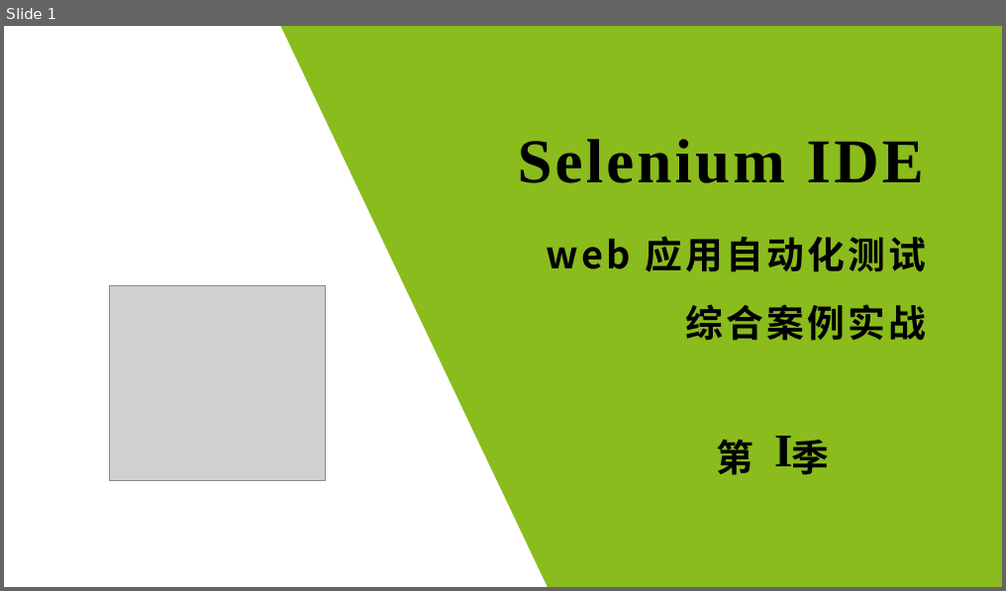
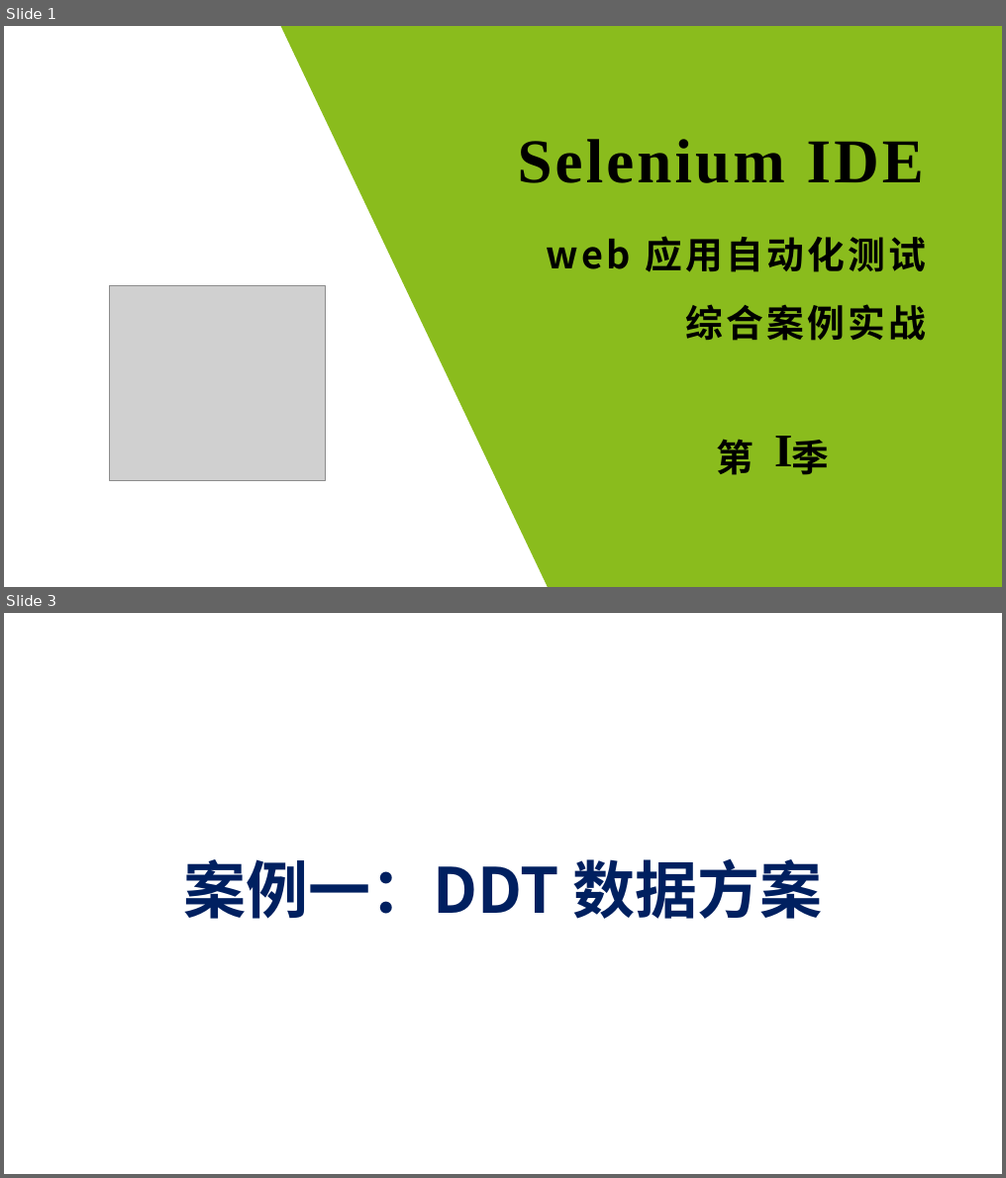
Before and after one commit to wangding/courses, a slide deck: seIDEPracticeCase/Season01.pptx. Shown one above the other, each under a label of ours: slide 1 before the commit, slides 1 and 3 after it; the slides between them are not shown. The pictures are 1006x591 and 1006x1178 pixels, drawn with LibreOffice and Linux fonts; fonts in the diff are those of the drawing; grey boxes stand for pictures; background and template pictures are left out. Boxes give left, top, right and bottom in pixels: in the first picture for what was removed or moved away, otherwise in the second. Text is boxed around its words. In the diff, an @@ line names an element or a change of style, - is before the commit and + after.

```diff
--- a/seIDEPracticeCase/Season01.pptx
+++ b/seIDEPracticeCase/Season01.pptx
@@ slide 3 added at (x1=4, y1=613, x2=1002, y2=1174), background picture (left out) @@
@@ text added at (x1=183, y1=859, x2=823, y2=919), 60 pt, text #002060, bold @@
+案例一：DDT 数据方案
```
Also in this commit, not shown: 1 slide changed, 6 other slides added, 3 slides removed.
